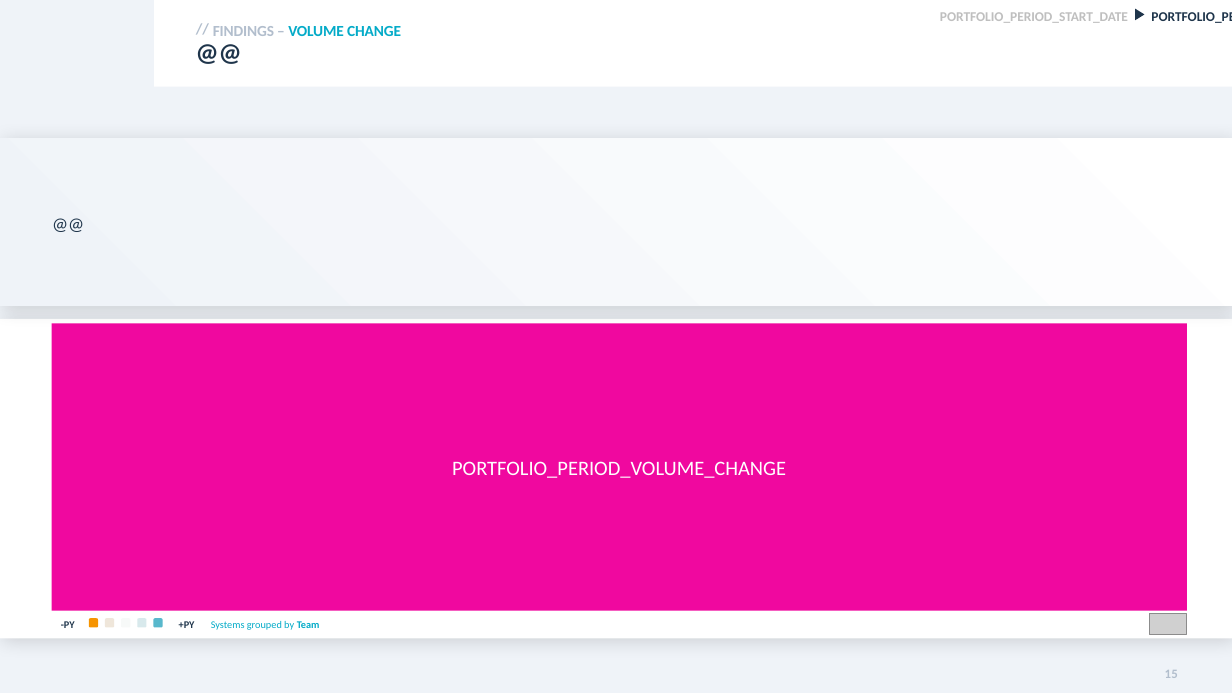
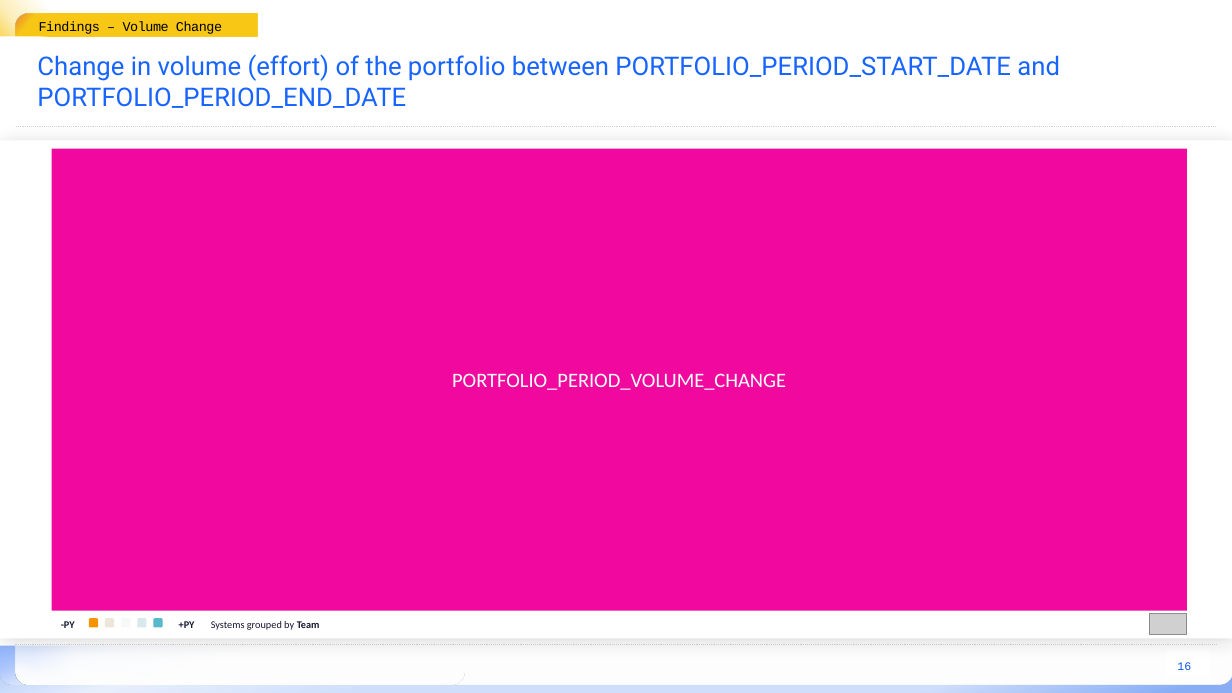
Before and after one commit to mardibiase/sigrid-integrations, a slide deck: slide 16 of report-generator/src/report_generator/presets/templates/portfolio-overview.pptx (slide 15 before the commit). Drawn at 1232x693 pixels with LibreOffice and Linux fonts; fonts in the diff are those of the drawing; grey boxes stand for pictures; background and template pictures are left out. Boxes give left, top, right and bottom in pixels: in the first picture for what was removed or moved away, otherwise in the second. Text is boxed around its words. In the diff, an @@ line names an element or a change of style, - is before the commit and + after.

```diff
--- a/report-generator/src/report_generator/presets/templates/portfolio-overview.pptx
+++ b/report-generator/src/report_generator/presets/templates/portfolio-overview.pptx
@@ rectangle removed at box(0, 0, 1232, 693) @@
@@ rectangle added at box(0, 0, 140, 43), fill gradient #F8C716 @@
@@ rounded rectangle added at box(16, 13, 128, 52), fill gradient #E88C36 to #F8C716 @@
@@ text at box(39, 21, 222, 34): text changed; size 12 to 10.5 pt; font Calibri to Courier New; text colour #04ABC8 to #000000; bold off @@
-FINDINGS – VOLUME CHANGE
+Findings – Volume Change
@@ text "Findings – Volume Change": place and size @@
-text "Findings – Volume Change" at box(213, 26, 401, 36)
+text "Findings – Volume Change" at box(39, 13, 258, 36)
@@ text "Findings – Volume Change" at box(39, 13, 258, 36): vertical alignment top to middle; fill none to gradient #F8C716 to #F9C716 @@
@@ text removed at box(187, 15, 221, 43) @@
-//
@@ text removed at box(940, 12, 1128, 23) @@
-PORTFOLIO_PERIOD_START_DATE
@@ triangle removed at box(1135, 9, 1144, 20) @@
@@ text removed at box(1151, 12, 1232, 23) @@
-PORTFOLIO_PERIOD_END_DATE
@@ rectangle added at box(0, 36, 287, 67), fill #FFFFFF @@
@@ title added at box(37, 54, 1060, 108), 20 pt, text #1864FF @@
+Change in volume (effort) of the portfolio between PORTFOLIO_PERIOD_START_DATE and PORTFOLIO_PERIOD_END_DATE
@@ title removed at box(196, 40, 1188, 68) @@
-@@
@@ rectangle: place and size @@
-rectangle at box(0, 319, 1232, 639)
+rectangle at box(0, 140, 1232, 639)
@@ rectangle removed at box(0, 139, 1232, 306) @@
@@ line added from (1216, 127) to (16, 127), #D3D3D3 0.75 pt dashed @@
@@ rectangle "PORTFOLIO_PERIOD_VOLUME_CHANGE": place and size @@
-rectangle "PORTFOLIO_PERIOD_VOLUME_CHANGE" at box(52, 323, 1188, 611)
+rectangle "PORTFOLIO_PERIOD_VOLUME_CHANGE" at box(52, 149, 1188, 611)
@@ text removed at box(52, 139, 1187, 306) @@
-@@
@@ rectangle: place and size @@
-rectangle at box(154, 0, 1232, 87)
+rectangle at box(0, 486, 1232, 646)
@@ text "-PY" at box(61, 621, 75, 628): text colour #1F354B to #151632 @@
@@ text "+PY" at box(179, 621, 195, 628): text colour #1F354B to #151632 @@
@@ text "Systems grouped by Team" at box(211, 621, 320, 630): text colour #04ABC8 to #151632 @@
@@ rectangle added at box(0, 640, 1232, 693), fill gradient #B8CEF9 to #E7EFFD to #CFDEFB to #88ADF5 @@
@@ rounded rectangle added at box(0, 631, 1232, 685), fill gradient #74A2FF to #E7EFFD to #FFFFFF @@
@@ line added from (15, 645) to (1218, 645), #D3D3D3 0.75 pt dashed @@
@@ rounded rectangle added at box(16, 632, 448, 685), fill gradient #FFFFFF @@
@@ rounded rectangle added at box(16, 632, 377, 685), fill gradient #FFFFFF @@
@@ rounded rectangle added at box(32, 632, 465, 685), fill gradient #FFFFFF @@
@@ rectangle added at box(1166, 650, 1212, 677), fill #FFFFFF @@
@@ page number removed at box(1165, 670, 1178, 678) @@
-15
@@ page number added at box(1177, 662, 1191, 670), 9 pt, text #0B54E6 @@
+16
```
Also in this commit, not shown: 19 other slides changed, 3 slides added, 2 slides removed, 5 other files.
